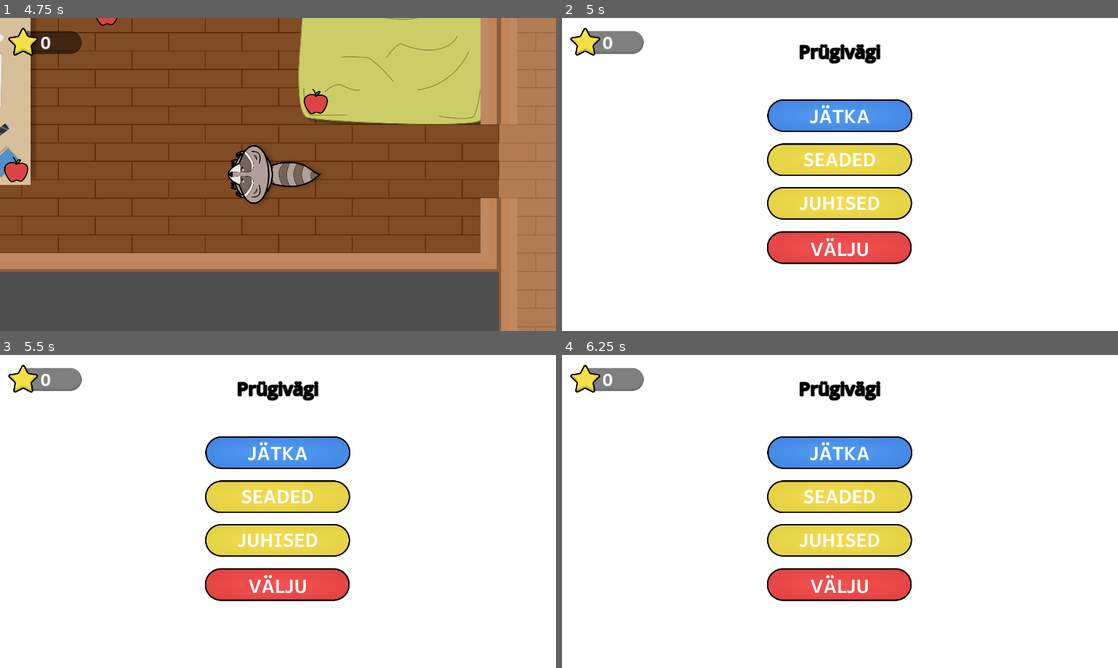
Above: before the commit, frames 1-4 (two rows, left to right).
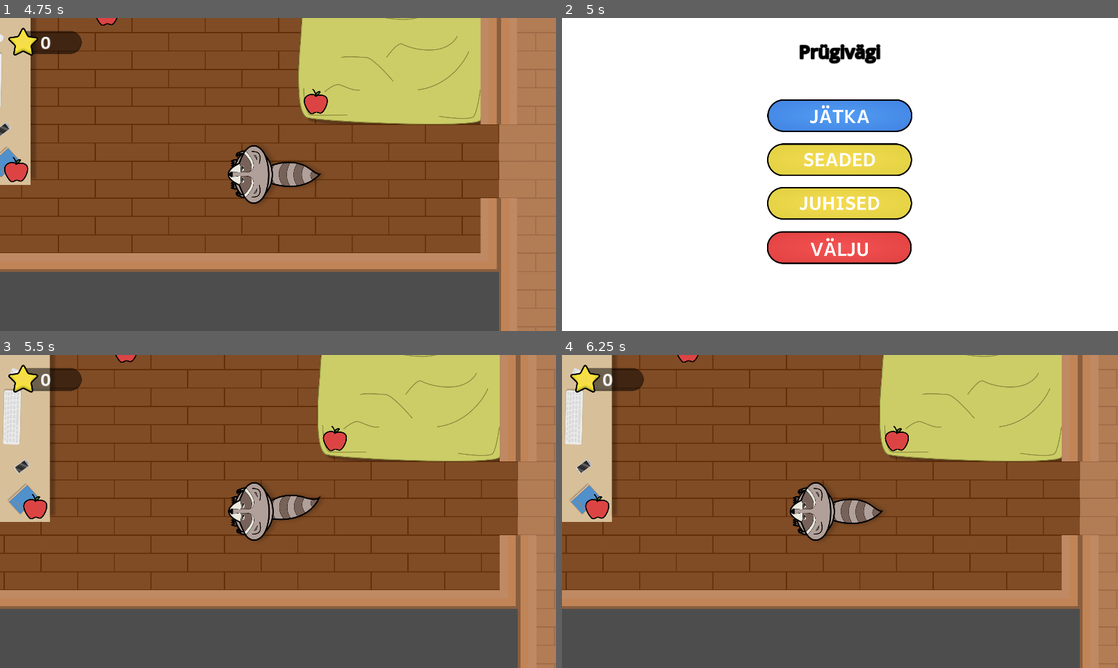
Above: after the commit, the same moments.

Repository: TiinaO/Oppemang-Prugivagi
Game: Godot game, scene res://Mainmenu/main_menu.tscn
Same seed, same stepped clock (60 frames per second), same inputs: the game is played once before the commit and once after it.
Inputs (mouse positions are in pixels of both pictures, inside the frame that each line leads up to):
- Up to frame 1 (4.75 s): click (278, 111) at 0.5 s; tap Enter (ui_accept) at 1.25, 1.52, 2, 2.27, 3.77, 4.25, 4.52 s; hold D (right) 1.28-2.03 s; hold S (down) 2.03-2.78 s; hold D (right) 2.78-3.53 s; hold W (up) 3.53-4.28 s; hold A (left) from 4.28 s (still down)
- Up to frame 2 (5 s): keep holding A (left); tap Escape (Pause) at 4.9 s
- Up to frame 3 (5.5 s): release A (left) at 5 s; click (278, 452) at 5 s
- Up to frame 4 (6.25 s): click (840, 452) at 5.77 s

Frame 1 is identical in both runs. In frame 2, 0.9% of the frame differs, in the area x 1-15%, y 3-12%; in frame 3, 99%; in frame 4, 99%, in the area x 0-100%, y 0-100%.

Commit message:
fix pause menu

Diff:
--- a/Prygivagi/Levels/game_level.tscn
+++ b/Prygivagi/Levels/game_level.tscn
@@ -935,10 +935,6 @@
 
 [node name="camera" parent="PlayerRaccoon" instance=ExtResource("2_ua8y1")]
 
-[node name="CanvasLayer" type="CanvasLayer" parent="."]
-
-[node name="Pause_menu" parent="CanvasLayer" instance=ExtResource("6_mn7t4")]
-
 [node name="UserInterface" type="CanvasLayer" parent="."]
 
 [node name="GameUI" type="Control" parent="UserInterface"]
@@ -964,3 +960,7 @@
 theme_override_font_sizes/font_size = 60
 text = "0"
 metadata/_edit_group_ = true
+
+[node name="CanvasLayer" type="CanvasLayer" parent="."]
+
+[node name="Pause_menu" parent="CanvasLayer" instance=ExtResource("6_mn7t4")]
--- a/Prygivagi/Pausemenu/pausemenu.tscn
+++ b/Prygivagi/Pausemenu/pausemenu.tscn
@@ -13,6 +13,7 @@
 
 [sub_resource type="SystemFont" id="SystemFont_klkt6"]
 font_names = PackedStringArray("Impact")
+subpixel_positioning = 0
 
 [node name="Pause_menu" type="Control"]
 process_mode = 3
Not shown, changed: Prygivagi/export_presets.cfg
